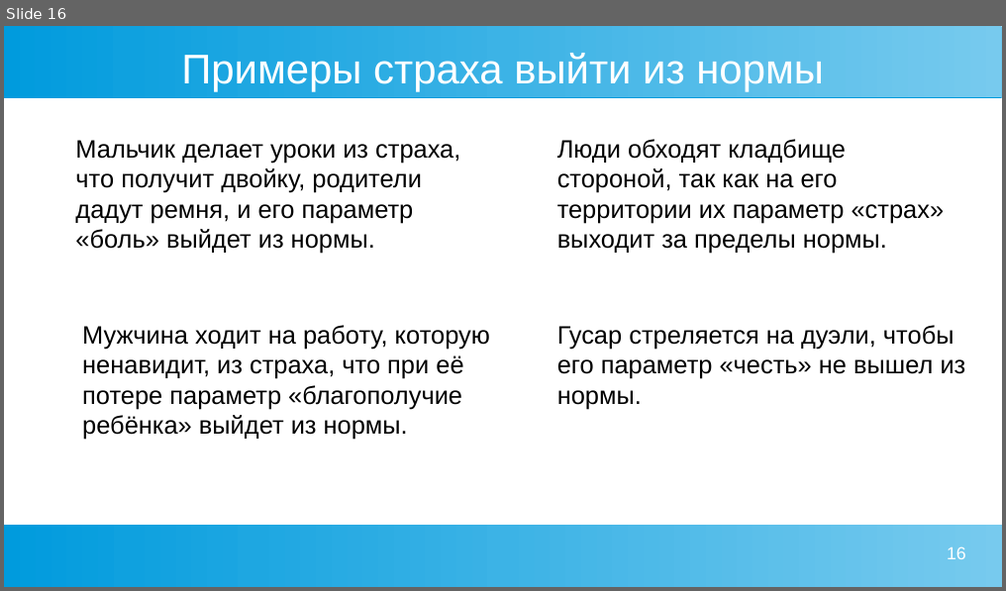
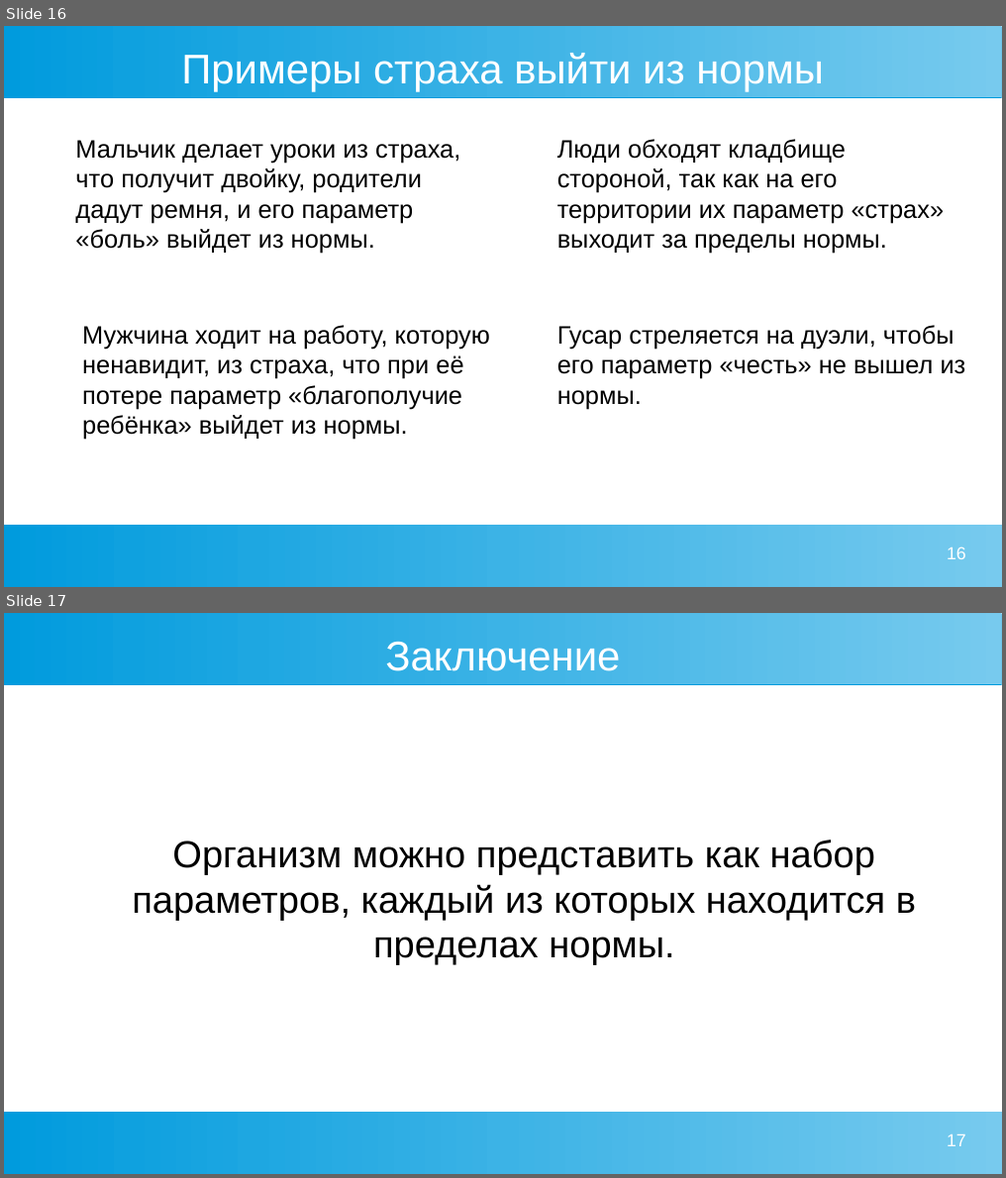
Before and after one commit to Chularev/articles, a slide deck: Psychology/2. гомеостаз и мотивация.odp. Shown one above the other, each under a label of ours: slide 16 before the commit, slides 16 and 17 after it. The pictures are 1006x591 and 1006x1178 pixels, drawn with LibreOffice and Linux fonts; fonts in the diff are those of the drawing. Boxes give left, top, right and bottom in pixels: in the first picture for what was removed or moved away, otherwise in the second. Text is boxed around its words. In the diff, an @@ line names an element or a change of style, - is before the commit and + after.

Commit message:
tmp

```diff
--- a/Psychology/2. гомеостаз и мотивация.odp
+++ b/Psychology/2. гомеостаз и мотивация.odp
@@ slide 17 added at (4,613,1002,1174), background #FFFFFF; not listed: 2 template elements that a slide beside it also shows @@
@@ title added at (385,642,620,671), 33 pt, text #FFFFFF @@
+Заключение
@@ text added at (132,840,916,965), 30 pt, text #000000 @@
+Организм можно представить как набор параметров, каждый из которых находится в пределах нормы.
@@ page number added at (946,1135,966,1147), 14 pt, text #FFFFFF @@
+17
```
Also in this commit, not shown: 1 other slide added.
